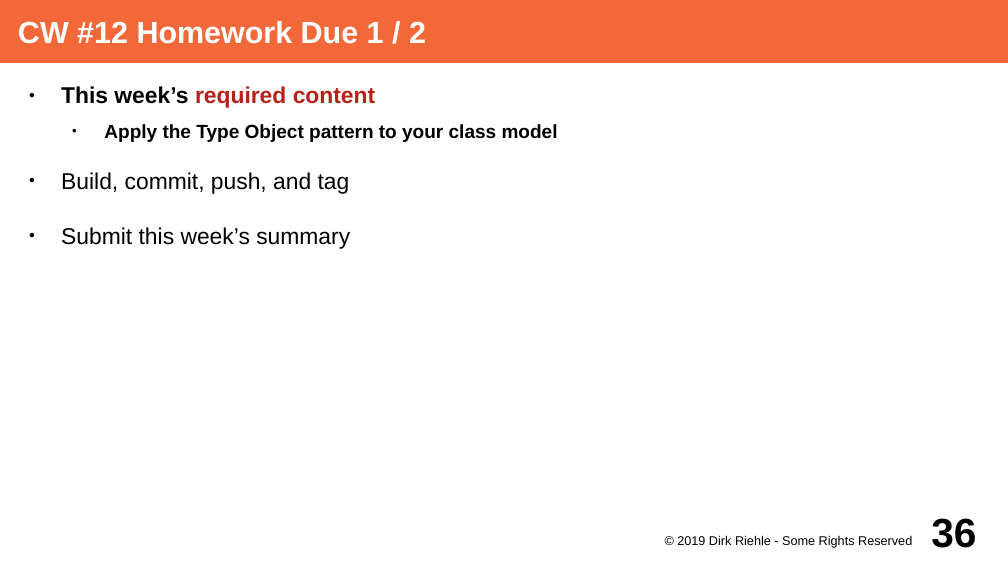
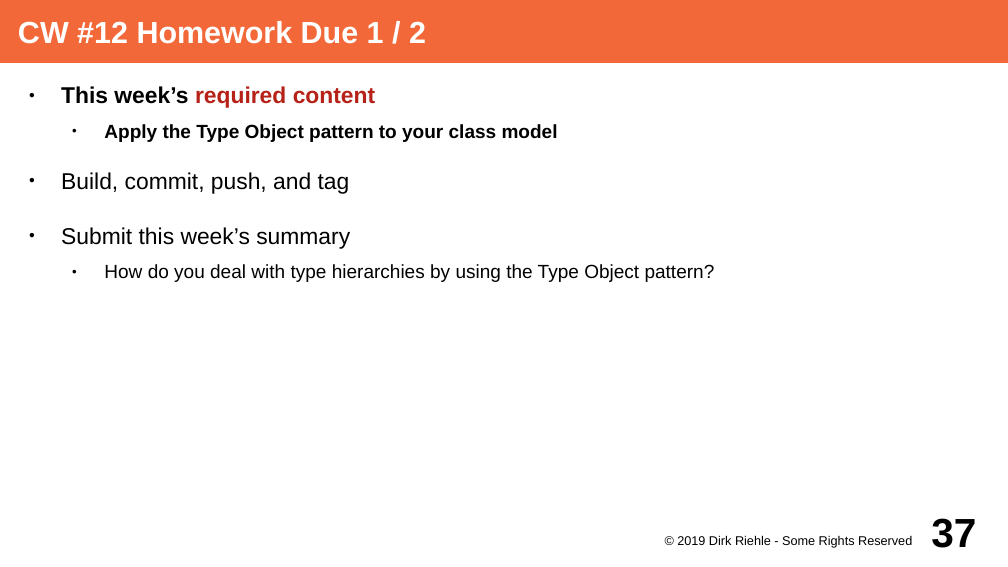
Before and after one commit to dirkriehle/adap-course, a slide deck: slide 37 of Lecture Slides/ADAP A02 - Course Schedule.odp (slide 36 before the commit). Drawn at 1008x567 pixels with LibreOffice and Linux fonts; fonts in the diff are those of the drawing. Boxes give left, top, right and bottom in pixels: in the first picture for what was removed or moved away, otherwise in the second. Text is boxed around its words. In the diff, an @@ line names an element or a change of style, - is before the commit and + after.

Commit message:
Updated homework and project set-up for WS 2019/20.

```diff
--- a/Lecture Slides/ADAP A02 - Course Schedule.odp
+++ b/Lecture Slides/ADAP A02 - Course Schedule.odp
@@ text at box(104, 264, 715, 282): paragraph added @@
+  ● How do you deal with type hierarchies by using the Type Object pattern?
@@ page number at box(931, 518, 976, 548): text changed @@
-36
+37
```
Also in this commit, not shown: 22 other slides changed, 1 slide added, 3 other files.
